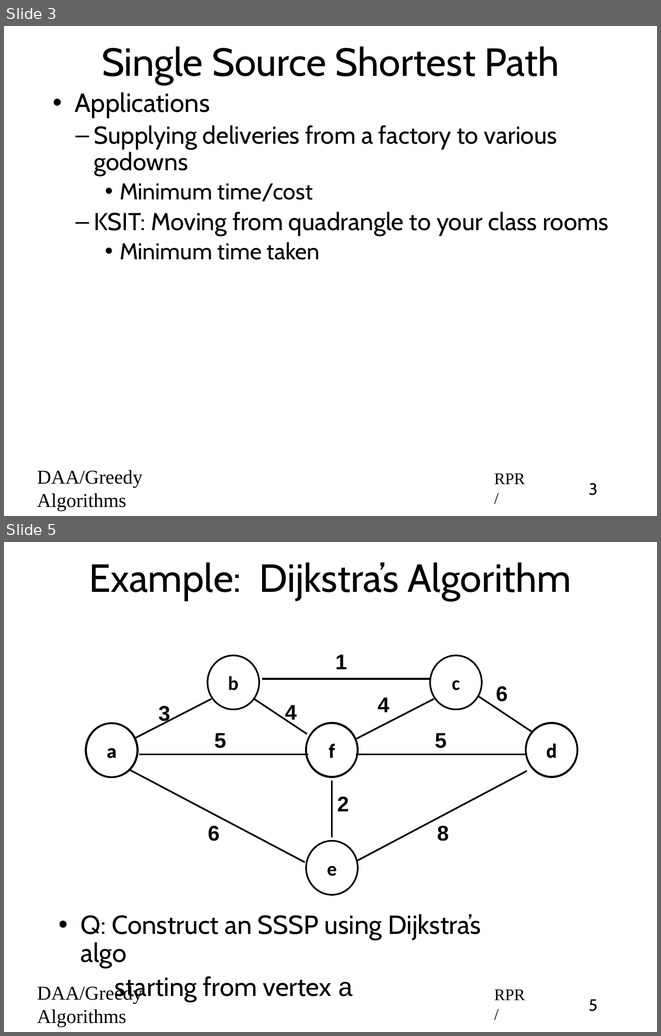
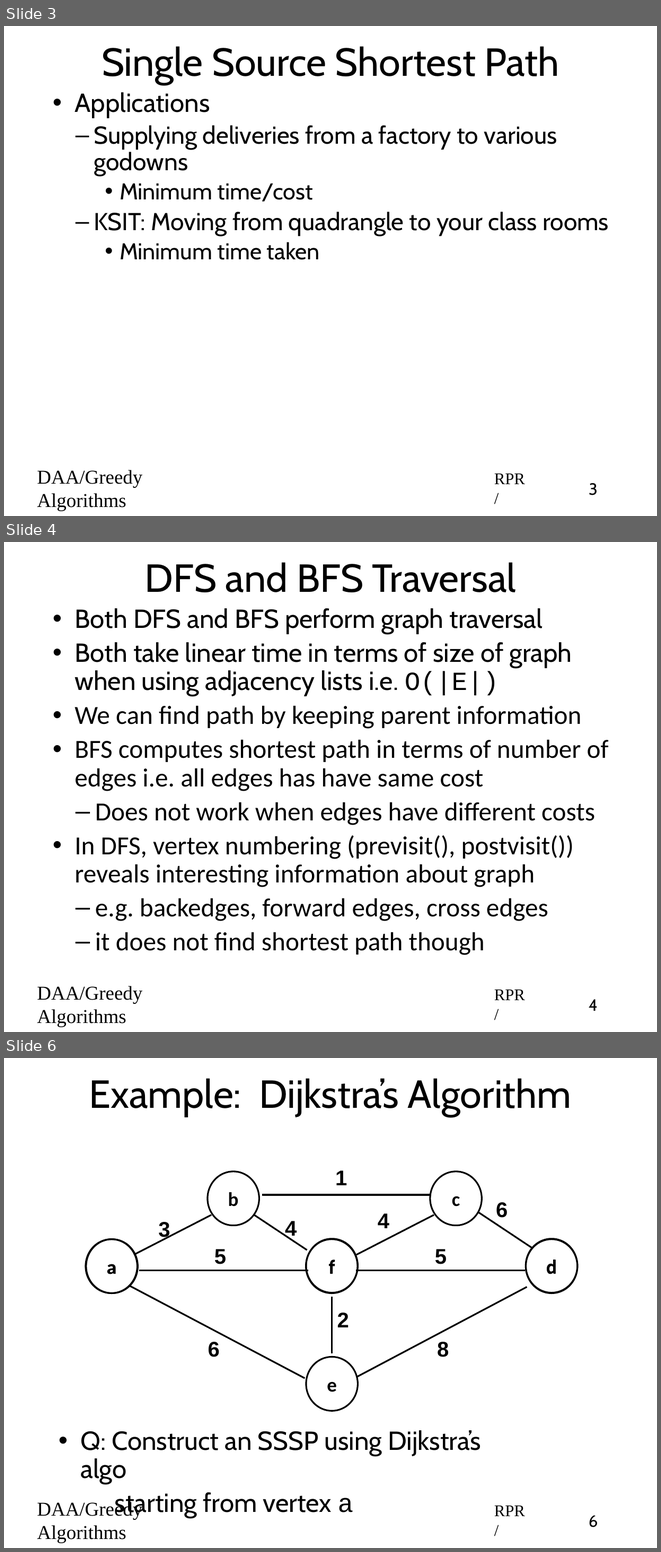
Before and after one commit to rprustagi/2019_20-Even-18CS42-DAA, a slide deck: Slides/2020-Even-DAA-L24-Greedy-Algo-SSSP-Dijkstra.pptx. Shown one above the other, each under a label of ours: slides 3 and 5 before the commit, slides 3, 4 and 6 after it; the slides between them are not shown. The pictures are 661x1036 and 661x1552 pixels, drawn with LibreOffice and Linux fonts; fonts in the diff are those of the drawing. Boxes give left, top, right and bottom in pixels: in the first picture for what was removed or moved away, otherwise in the second. Text is boxed around its words. In the diff, an @@ line names an element or a change of style, - is before the commit and + after.

```diff
--- a/Slides/2020-Even-DAA-L24-Greedy-Algo-SSSP-Dijkstra.pptx
+++ b/Slides/2020-Even-DAA-L24-Greedy-Algo-SSSP-Dijkstra.pptx
@@ slide 4 added at [4,542,657,1032], background #FFFFFF @@
@@ title added at [145,562,516,592], 48 pt, text #000000 @@
+DFS and BFS Traversal
@@ text added at [74,608,609,955], 32 pt, text #000000 @@
+• Both DFS and BFS perform graph traversal
+• Both take linear time in terms of size of graph when using adjacency lists i.e. O(|E|)
+• We can find path by keeping parent information
+• BFS computes shortest path in terms of number of edges i.e. all edges has have same cost
+  – Does not work when edges have different costs
+• In DFS, vertex numbering (previsit(), postvisit()) reveals interesting information about graph
+  – e.g. backedges, forward edges, cross edges
+  – it does not find shortest path though
@@ text added at [37,986,142,1027], 24 pt, text #000000 @@
+DAA/Greedy Algorithms
@@ text added at [494,989,525,1000], 20 pt, text #000000 @@
+RPR/
@@ page number added at [589,999,598,1011], 20 pt, text #000000 @@
+4
@@ what was slide 5 is now slide 6 @@
@@ page number at [589,1515,598,1527]: text changed @@
-5
+6
```
Also in this commit, not shown: 2 slides changed, 1 other file.
